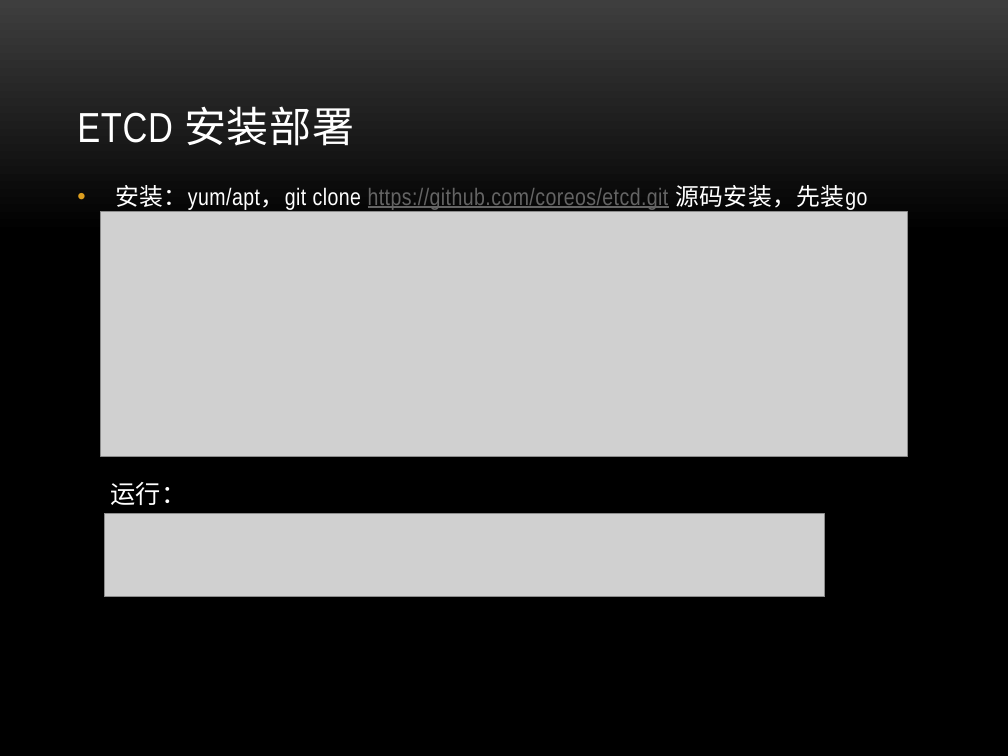
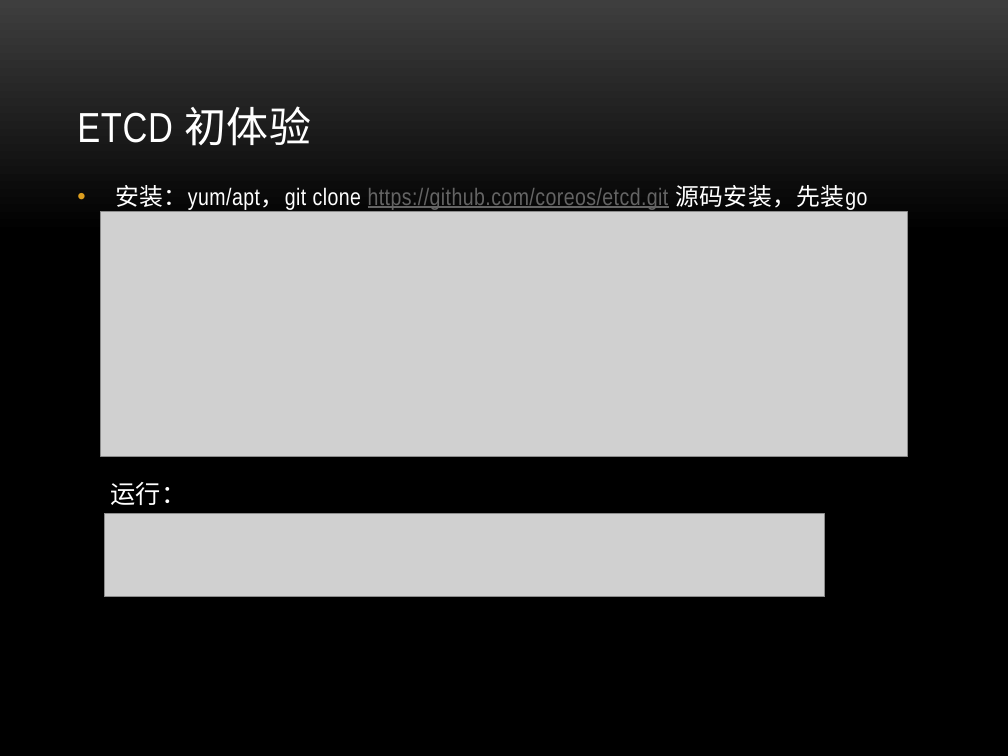
Before and after one commit to danielzheng/docs, a slide deck: slide 3 of etcd_slides/Etcd.pptx. Drawn at 1008x756 pixels with LibreOffice and Linux fonts; fonts in the diff are those of the drawing; grey boxes stand for pictures; background and template pictures are left out. Boxes give left, top, right and bottom in pixels: in the first picture for what was removed or moved away, otherwise in the second. Text is boxed around its words. In the diff, an @@ line names an element or a change of style, - is before the commit and + after.

```diff
--- a/etcd_slides/Etcd.pptx
+++ b/etcd_slides/Etcd.pptx
@@ title at [77,106,311,146]: text changed @@
-ETCD 安装部署
+ETCD 初体验
```
Also in this commit, not shown: 7 other slides changed.
